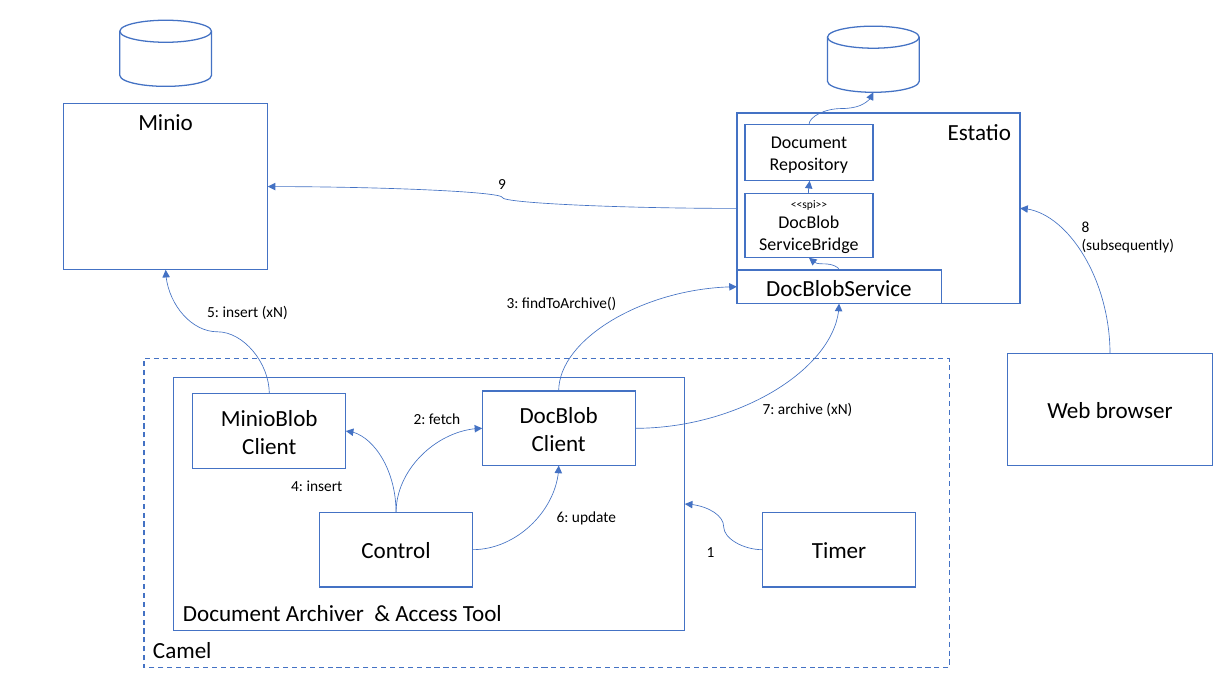
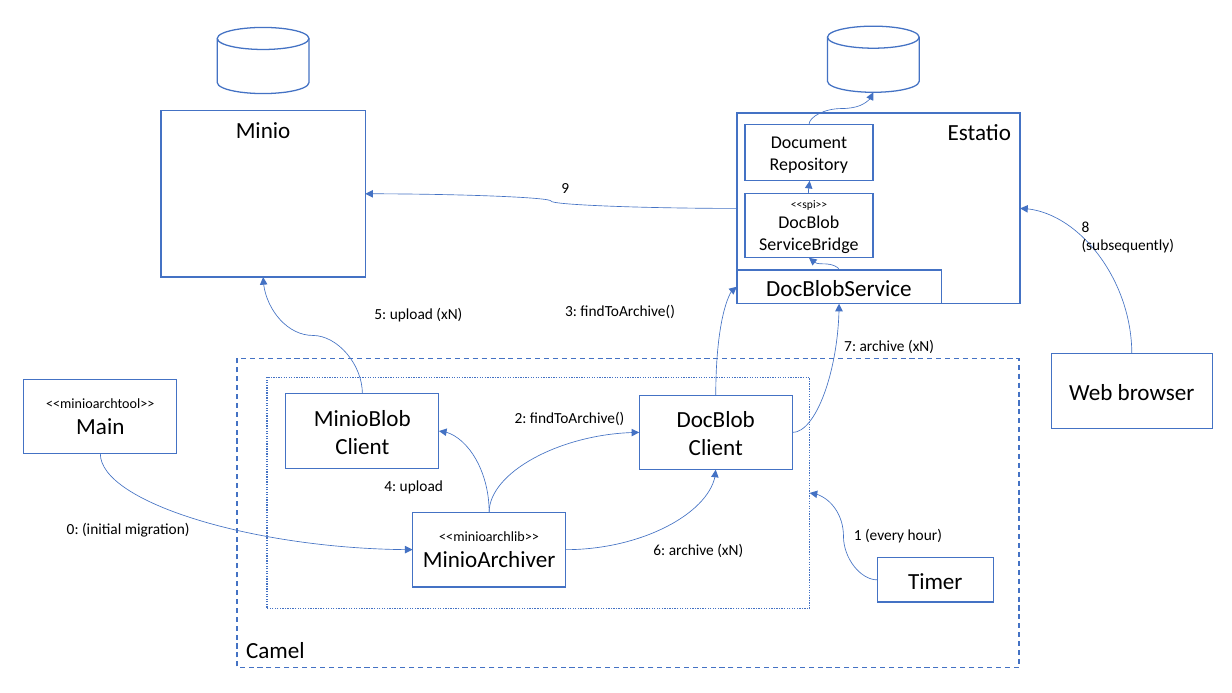
Before and after one commit to incodehq/incode-platform, a slide deck: slide 1 of modules/lib/minio/src/main/asciidoc/resources/design-sketch.pptx. Drawn at 1232x693 pixels with LibreOffice and Linux fonts; fonts in the diff are those of the drawing. Boxes give left, top, right and bottom in pixels: in the first picture for what was removed or moved away, otherwise in the second. Text is boxed around its words. In the diff, an @@ line names an element or a change of style, - is before the commit and + after.

Commit message:
#91 - adds MinioArchiver library and MinoiArchiver tool (Main)

```diff
--- a/modules/lib/minio/src/main/asciidoc/resources/design-sketch.pptx
+++ b/modules/lib/minio/src/main/asciidoc/resources/design-sketch.pptx
@@ cylinder: place and size @@
-cylinder at [120, 20, 212, 87]
+cylinder at [217, 28, 309, 94]
@@ rectangle "Minio": place and size @@
-rectangle "Minio" at [64, 104, 268, 270]
+rectangle "Minio" at [161, 111, 365, 277]
@@ text "9": place and size @@
-text "9" at [498, 179, 506, 189]
+text "9" at [561, 183, 569, 193]
@@ curved arrow moved from (738, 209) - (268, 187) to (738, 209) - (365, 194) @@
@@ curved arrow moved from (1110, 354) - (1020, 209) to (1132, 354) - (1020, 209) @@
@@ curved arrow moved from (269, 394) - (165, 270) to (362, 394) - (263, 277) @@
@@ text "3: findToArchive()": place and size @@
-text "3: findToArchive()" at [507, 297, 616, 310]
+text "3: findToArchive()" at [565, 305, 674, 318]
@@ curved arrow moved from (559, 391) - (738, 287) to (716, 396) - (738, 287) @@
@@ text at [374, 308, 462, 322]: text changed @@
-5: insert (xN)
+5: upload (xN)
@@ curved arrow moved from (636, 429) - (839, 304) to (793, 433) - (839, 304) @@
@@ rectangle "Camel": place and size @@
-rectangle "Camel" at [144, 359, 950, 668]
+rectangle "Camel" at [238, 359, 1019, 668]
@@ text "7: archive (xN)": place and size @@
-text "7: archive (xN)" at [763, 403, 852, 416]
+text "7: archive (xN)" at [844, 340, 934, 353]
@@ rectangle "Web browser": place and size @@
-rectangle "Web browser" at [1008, 354, 1213, 466]
+rectangle "Web browser" at [1052, 354, 1213, 429]
@@ rectangle added at [24, 380, 177, 455], fill #FFFFFF, outline #4472C4 1 pt, 11 pt, text #000000 @@
+<<minioarchtool>>
+Main
@@ rectangle: place and size @@
-rectangle at [174, 377, 685, 631]
+rectangle at [267, 377, 810, 609]
@@ rectangle at [267, 377, 810, 609]: outline #4472C4 1 pt to #4472C4 1 pt dashed @@
@@ text at [515, 412, 624, 425]: text changed @@
-2: fetch
+2: findToArchive()
@@ rectangle "DocBlob Client": place and size @@
-rectangle "DocBlob Client" at [482, 391, 636, 466]
+rectangle "DocBlob Client" at [640, 396, 793, 470]
@@ curved arrow moved from (396, 513) - (482, 429) to (489, 513) - (640, 433) @@
@@ curved arrow added from (101, 454) to (413, 550), #4472C4 0.5 pt @@
@@ curved arrow moved from (472, 550) - (559, 466) to (566, 550) - (716, 470) @@
@@ text at [384, 480, 443, 494]: text changed @@
-4: insert
+4: upload
@@ curved arrow moved from (762, 550) - (685, 504) to (878, 580) - (810, 494) @@
@@ text added at [67, 523, 190, 537], 12 pt, text #000000 @@
+0: (initial migration)
@@ 2 rectangles, 1 curved arrow: place and size @@
-2 rectangles, 1 curved arrow at [193, 394, 473, 588]
+2 rectangles, 1 curved arrow at [286, 394, 567, 588]
@@ text in rectangle at [423, 531, 556, 567]: text changed; size 18 to 11 pt @@
-Control
+<<minioarchlib>>
+MinioArchiver
@@ text at [854, 529, 942, 543]: text changed @@
-1
+1 (every hour)
@@ text at [653, 544, 743, 557]: text changed @@
-6: update
+6: archive (xN)
@@ rectangle "Timer": place and size @@
-rectangle "Timer" at [762, 513, 916, 588]
+rectangle "Timer" at [878, 558, 994, 603]
@@ text in rectangle at [183, 605, 502, 621]: text removed @@
-Document Archiver & Access Tool
```
Also in this commit, not shown: 7 other files.
